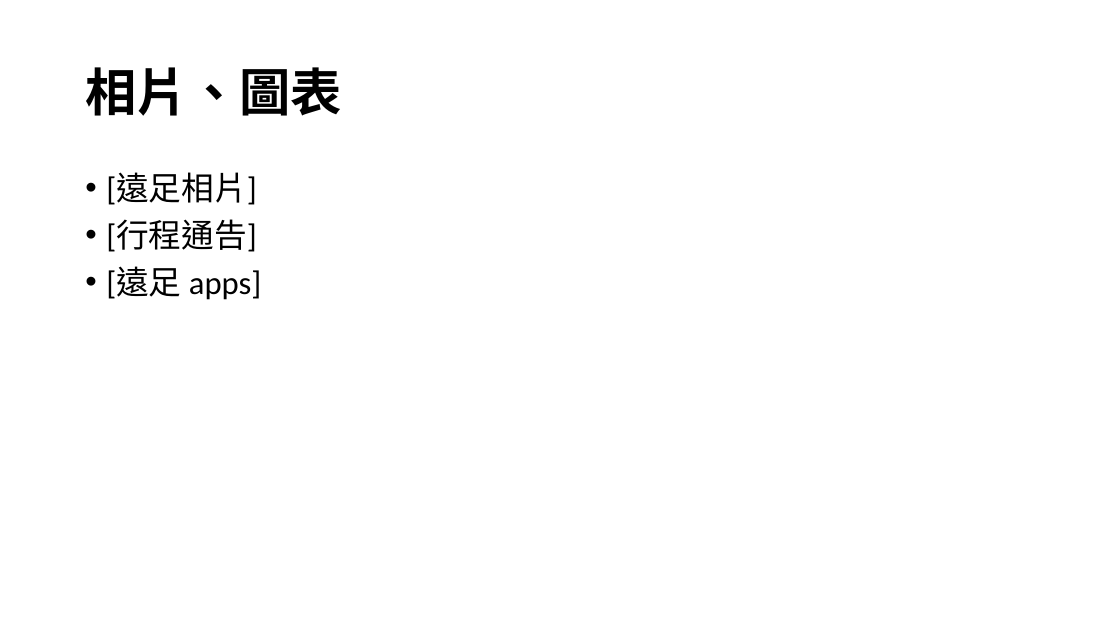
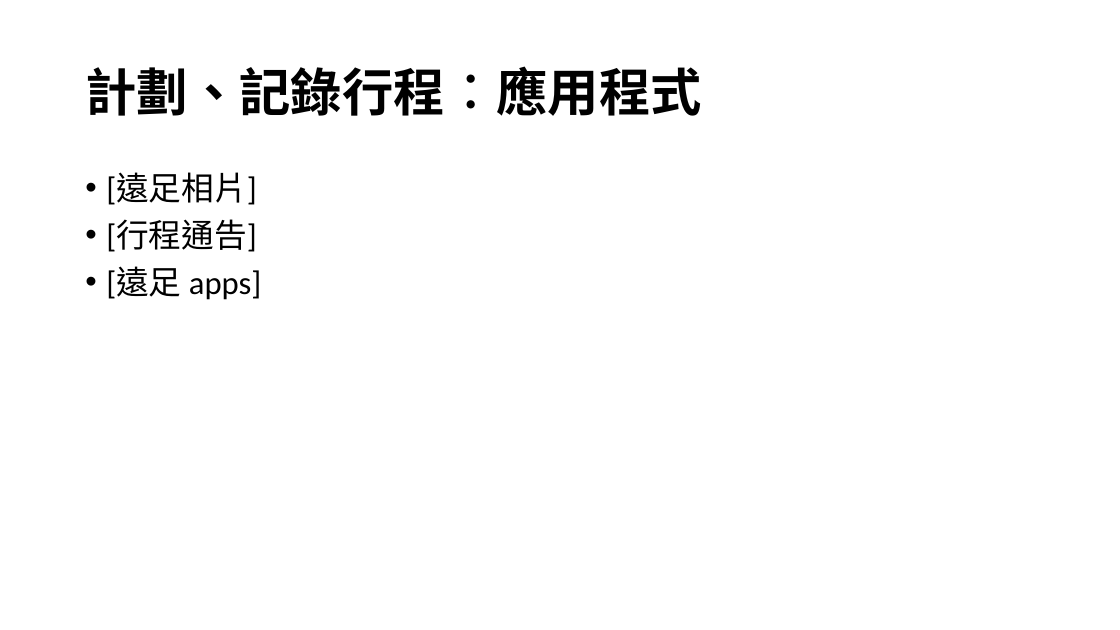
Before and after one commit to pangyan/ridiculands-java, a slide deck: slide 12 of docs/m623/M623 Presentation - Py.pptx (slide 6 before the commit). Drawn at 1120x630 pixels with LibreOffice and Linux fonts; fonts in the diff are those of the drawing; background and template pictures are left out. Boxes give left, top, right and bottom in pixels: in the first picture for what was removed or moved away, otherwise in the second. Text is boxed around its words. In the diff, an @@ line names an element or a change of style, - is before the commit and + after.

```diff
--- a/docs/m623/M623 Presentation - Py.pptx
+++ b/docs/m623/M623 Presentation - Py.pptx
@@ title at [85, 66, 701, 116]: text changed @@
-相片、圖表
+計劃、記錄行程︰應用程式
```
Also in this commit, not shown: 3 other slides changed, 6 slides added, 1 slide removed.
